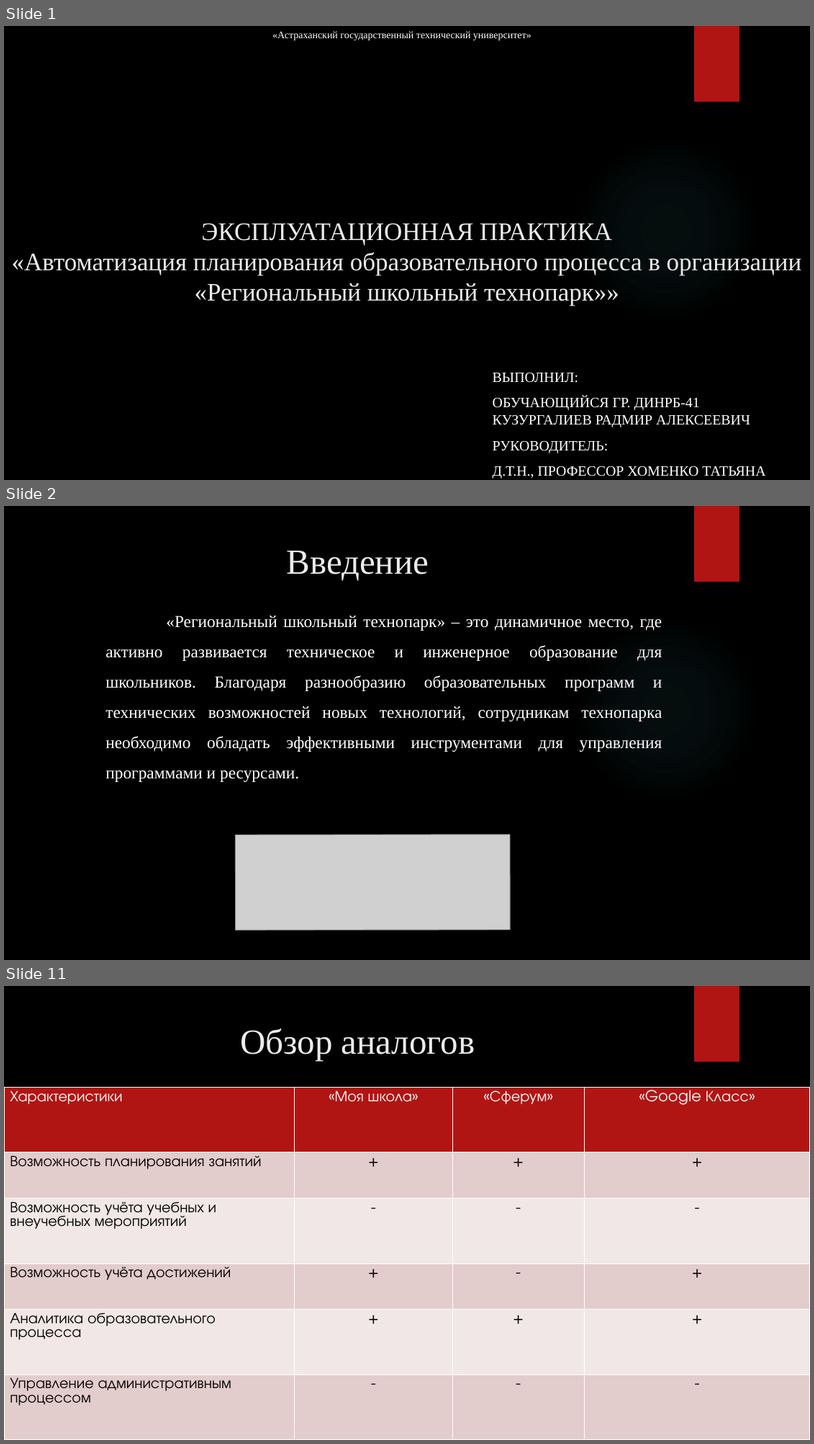
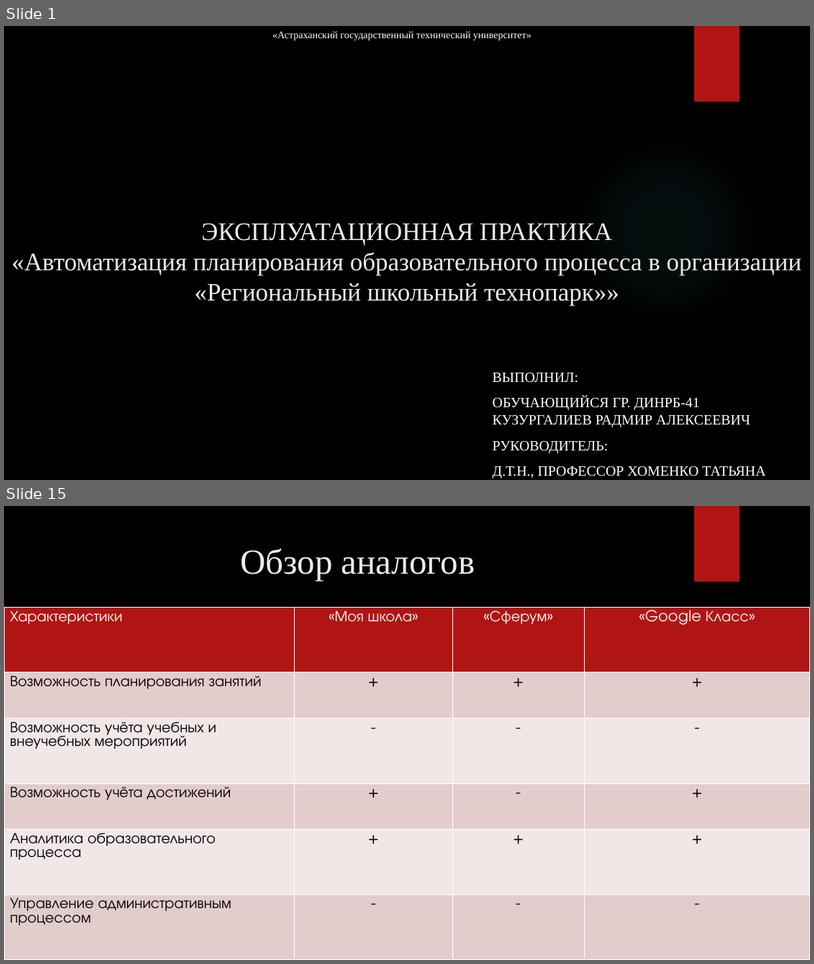
Before and after one commit to RAdKuzur/ASTU, a slide deck: Дипломная работа/Презентация Курсовая.pptx. Shown one above the other, each under a label of ours: slides 1, 2 and 11 before the commit, slides 1 and 15 after it; the slides between them are not shown. The pictures are 814x1444 and 814x964 pixels, drawn with LibreOffice and Linux fonts; fonts in the diff are those of the drawing; grey boxes stand for pictures; background and template pictures are left out. Boxes give left, top, right and bottom in pixels: in the first picture for what was removed or moved away, otherwise in the second. Text is boxed around its words. In the diff, an @@ line names an element or a change of style, - is before the commit and + after.

```diff
--- a/Дипломная работа/Презентация Курсовая.pptx
+++ b/Дипломная работа/Презентация Курсовая.pptx
@@ slide 2 removed at [4, 506, 810, 960], background picture (left out); not listed: 2 template elements that a slide beside it also shows @@
@@ title removed at [287, 551, 429, 581] @@
-Введение
@@ text removed at [106, 615, 663, 782] @@
-«Региональный школьный технопарк» – это динамичное место, где активно развивается техническое и инженерное образование для школьников. Благодаря разнообразию образовательных программ и технических возможностей новых технологий, сотрудникам технопарка необходимо обладать эффективными инструментами для управления программами и ресурсами.
@@ picture removed at [236, 834, 510, 929] @@
@@ what was slide 11 is now slide 15 @@
```
Also in this commit, not shown: 11 slides changed, 5 slides added, 2 other slides removed, 1 other file.
